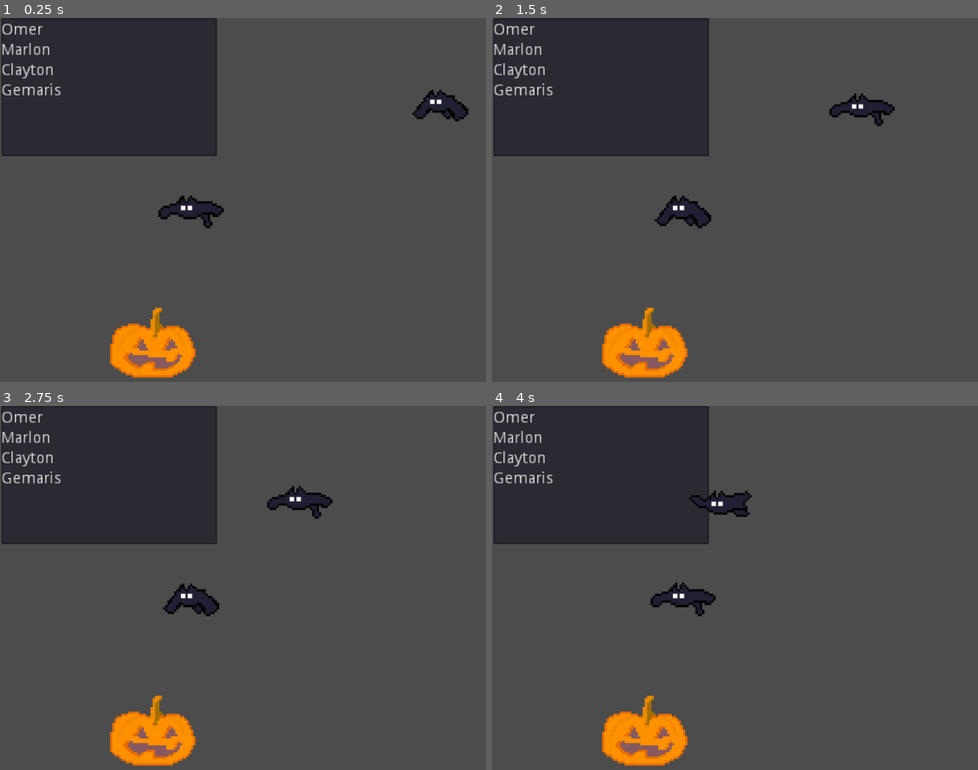
Above: before the commit, frames 1-4 (two rows, left to right).
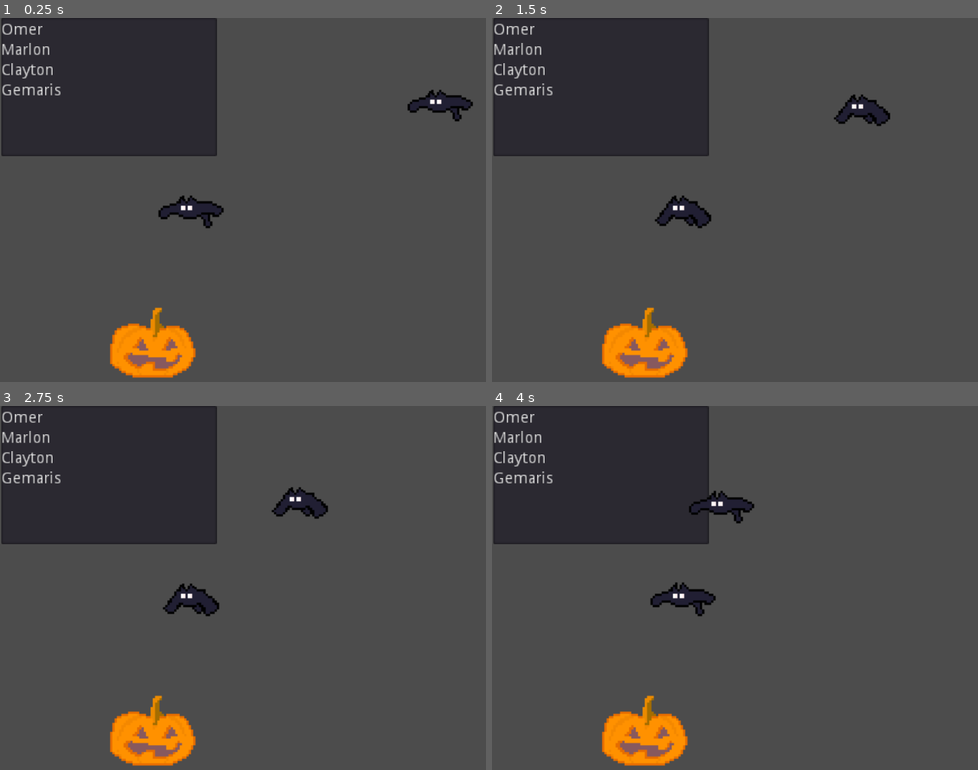
Above: after the commit, the same moments.

Repository: SpookyBois-UTD/Untitled-Skeleton-Game
Game: Godot game, scene res://1.tscn
The game is run twice, just before and just after one commit, with the same random seed, the same clock (stepped at 60 frames per second) and the same inputs.
Inputs:
- Up to frame 1 (0.25 s): no input
- Up to frame 2 (1.5 s): hold Shift (player_run) 0.53-1.28 s; hold D (player_right) from 0.53 s (still down); tap Space (player_jump) at 0.77 s; tap Shift (player_run) at 1.35 s
- Up to frame 3 (2.75 s): tap Space (player_jump) at 1.52 s; release D (player_right) at 2.03 s; hold A (player_left) from 2.03 s (still down); hold Shift (player_run) from 2.03 s (still down)
- Up to frame 4 (4 s): release A (player_left) at 2.78 s; release Shift (player_run) at 2.78 s; hold D (player_right) from 2.78 s (still down); tap Shift (player_run) at 2.85 s; tap Space (player_jump) at 3.02, 3.77 s; hold Shift (player_run) from 3.53 s (still down)

The runs differ from the first frame. In frame 1, 0.3% of the frame differs, in the area x 83-98%, y 21-28%; in frame 2, 0.4%, in the area x 69-83%, y 20-30%; in frame 3, 0.4%; in frame 4, 0.3%.

Commit message:
Fixed the bat scene's animation

Diff:
--- a/1.tscn
+++ b/1.tscn
@@ -55,6 +55,7 @@
 [node name="Sprite" type="Sprite" parent="Level 1/Bat"]
 texture = ExtResource( 1 )
 hframes = 6
+frame = 5
 
 [node name="AnimationPlayer" type="AnimationPlayer" parent="Level 1/Bat"]
 autoplay = "BatFlying"
--- a/Scenes/Batty.tscn
+++ b/Scenes/Batty.tscn
@@ -13,10 +13,10 @@
 tracks/0/imported = false
 tracks/0/enabled = true
 tracks/0/keys = {
-"times": PoolRealArray( 0, 0.1, 0.2, 0.3, 0.4 ),
-"transitions": PoolRealArray( 1, 1, 1, 1, 1 ),
+"times": PoolRealArray( 0, 0.1, 0.2, 0.3, 0.4, 0.5 ),
+"transitions": PoolRealArray( 1, 1, 1, 1, 1, 1 ),
 "update": 1,
-"values": [ 1, 2, 3, 4, 5 ]
+"values": [ 0, 1, 2, 3, 4, 5 ]
 }
 
 [sub_resource type="RectangleShape2D" id=2]
@@ -34,7 +34,7 @@
 scale = Vector2( 1, 0.962837 )
 texture = ExtResource( 1 )
 hframes = 6
-frame = 1
+frame = 5
 
 [node name="AnimationPlayer" type="AnimationPlayer" parent="."]
 autoplay = "fly"
